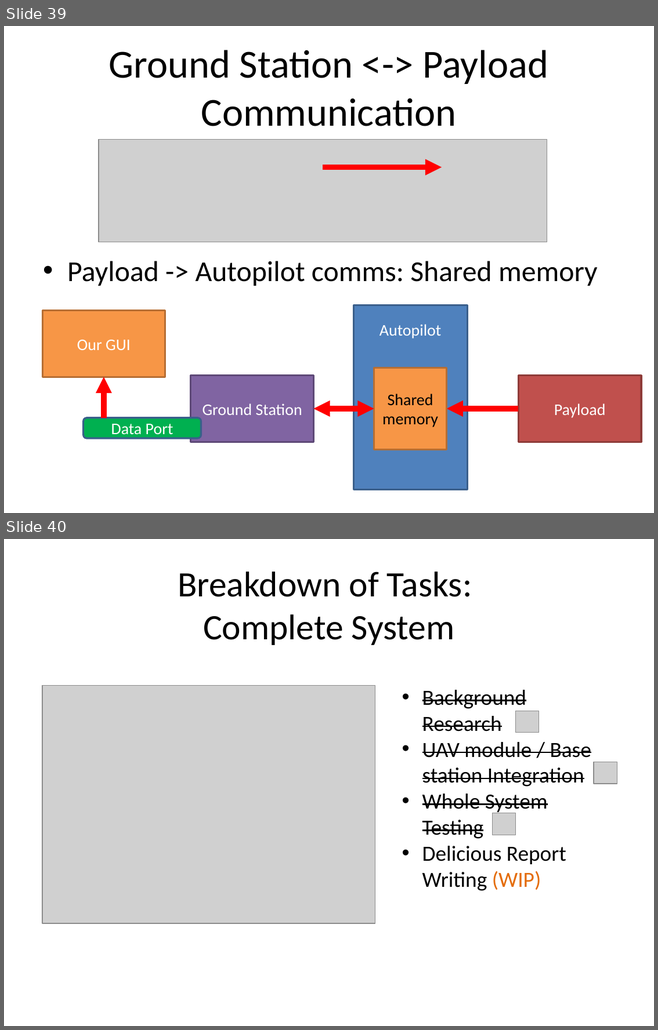
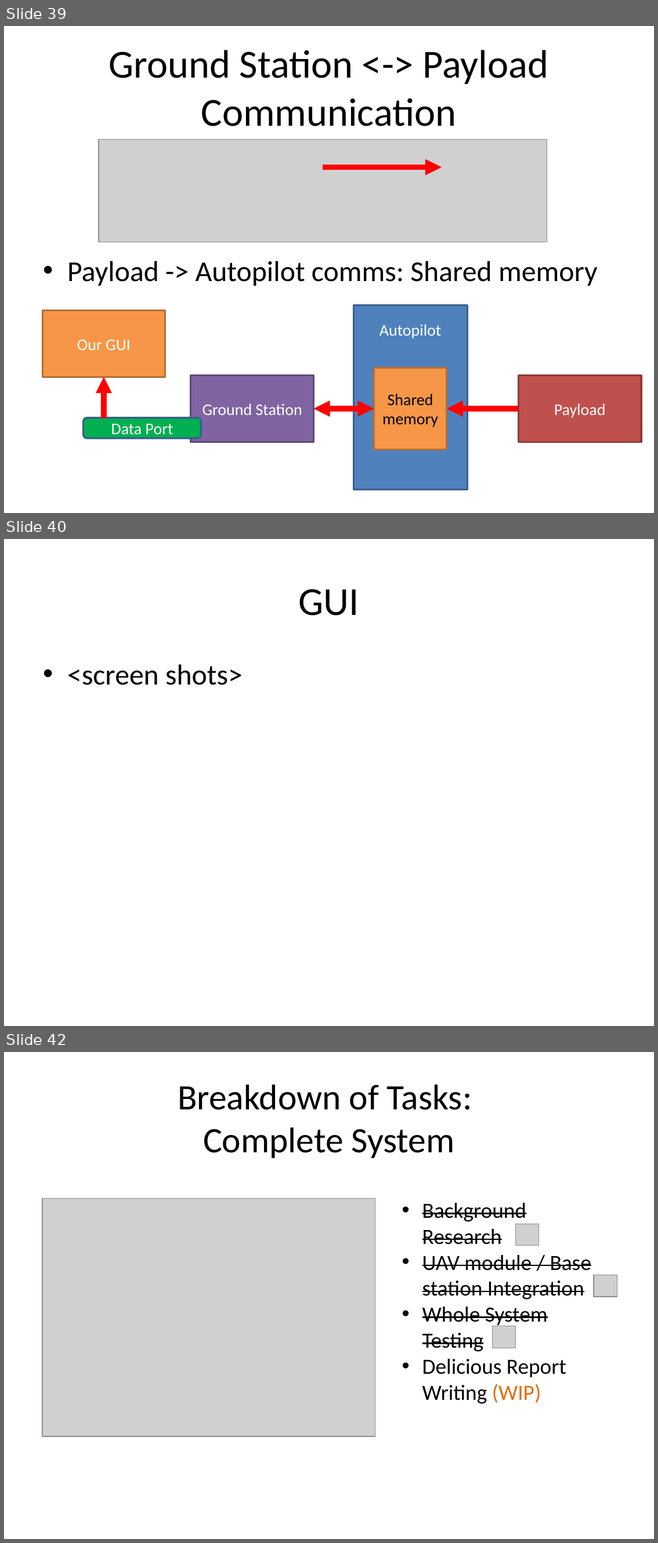
Before and after one commit to andybusse/uavcamera, a slide deck: documents/seminar 2/GDP Group 18 pres.pptx. Shown one above the other, each under a label of ours: slides 39 and 40 before the commit, slides 39, 40 and 42 after it; the slides between them are not shown. The pictures are 658x1030 and 658x1543 pixels, drawn with LibreOffice and Linux fonts; fonts in the diff are those of the drawing; grey boxes stand for pictures. Boxes give left, top, right and bottom in pixels: in the first picture for what was removed or moved away, otherwise in the second. Text is boxed around its words. In the diff, an @@ line names an element or a change of style, - is before the commit and + after.

```diff
--- a/documents/seminar 2/GDP Group 18 pres.pptx
+++ b/documents/seminar 2/GDP Group 18 pres.pptx
@@ slide 40 added at (4,539,654,1026), background #FFFFFF @@
@@ title added at (299,589,359,616), 44 pt, text #000000 @@
+GUI
@@ text added at (67,664,242,685), 32 pt, text #000000 @@
+• <screen shots>
@@ what was slide 40 is now slide 42 @@
```
Also in this commit, not shown: 2 slides changed, 2 other slides added.
